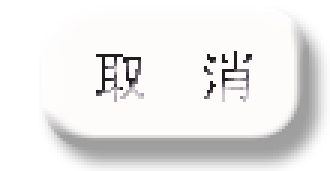
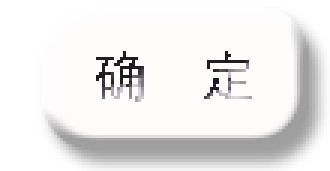
Comparing the layer stacks of the two w=330, h=171 images. Changes:
renamed "取 消" to "确 定", painted on it over [left=96, top=51, right=252, bottom=102]
